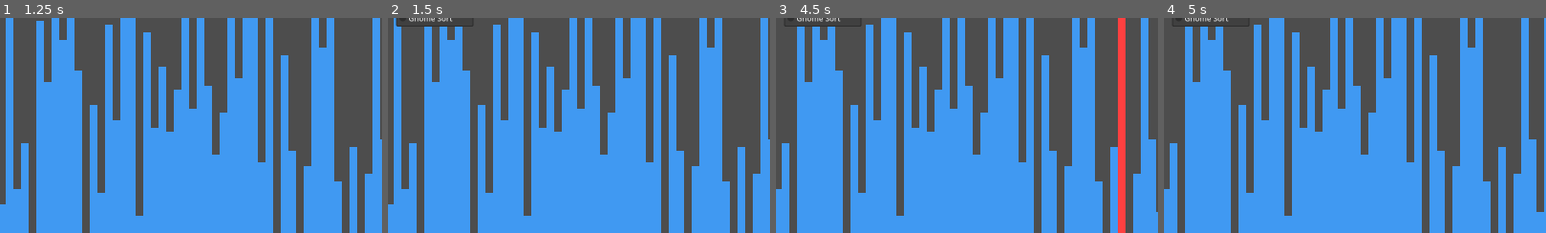
Above: before the commit, frames 1-4 (left to right).
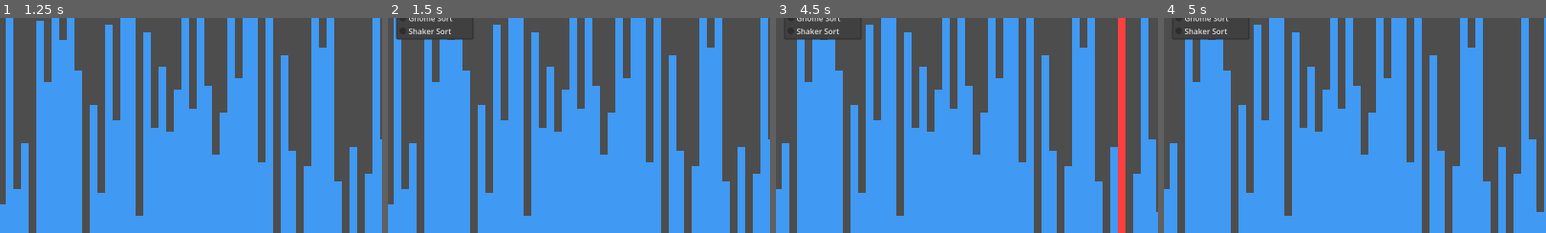
Above: after the commit, the same moments.

Repository: jiro4989/sort_visualizer
Game: Godot game, scene res://src/main.tscn
Same seed, same stepped clock (60 frames per second), same inputs: the game is played once before the commit and once after it.
Inputs:
- Up to frame 1 (1.25 s): click "Shuffle" at 0.5 s
- Up to frame 2 (1.5 s): click "Bubble Sort" at 1.25 s
- Up to frame 3 (4.5 s): click "RUN" at 2 s; click "100" at 2.75 s; click "10" at 3.5 s; click "Bubble Sort" at 4.25 s
- Up to frame 4 (5 s): no input
The pictures show only the part of the screen within x 4-54%, y 36-86%; the shares and areas given below are measured in that part.

Frame 1 is identical in both runs. In frame 2, 0.6% of the frame differs, in the area x 2-23%, y 3-11%; in frame 3, 0.5%; in frame 4, 0.5%.

Commit message:
feat: シェーカーソートを実装

Diff:
--- a/src/main.gd
+++ b/src/main.gd
@@ -45,6 +45,7 @@
 	Sorter.new("Radix Sort", radix_sort),
 	Sorter.new("Bucket Sort", bucket_sort),
 	Sorter.new("Gnome Sort", gnome_sort),
+	Sorter.new("Shaker Sort", shaker_sort),
 ]
 
 # 配列のループで要素を取り出すのは基本的に遅いので
@@ -657,3 +658,50 @@
 
 	highlight_off()
 	status_label.text = create_status_text(MESSAGE_DONE, start_time, step_count)
+
+## シェーカーソートを実行する。
+func shaker_sort() -> void:
+	var start_time: float = Time.get_ticks_msec()
+	var step_count: int = 0
+	var left: int = 0
+	var right: int = sort_values.size() - 1
+
+	while left < right:
+		var swapped: bool = false
+
+		# 左から右へ走査して大きい値を右端へ送る。
+		for i in range(left, right):
+			step_count += 1
+			highlight_panel(i + 1)
+			if sort_values[i].get_value() > sort_values[i + 1].get_value():
+				var temp: int = sort_values[i].get_value()
+				sort_values[i].set_value(sort_values[i + 1].get_value())
+				sort_values[i + 1].set_value(temp)
+				swapped = true
+			status_label.text = create_status_text(MESSAGE_RUNNING, start_time, step_count)
+			await wait()
+		right -= 1
+
+		if not swapped:
+			break
+
+		swapped = false
+
+		# 右から左へ走査して小さい値を左端へ送る。
+		for i in range(right, left, -1):
+			step_count += 1
+			highlight_panel(i - 1)
+			if sort_values[i - 1].get_value() > sort_values[i].get_value():
+				var temp: int = sort_values[i - 1].get_value()
+				sort_values[i - 1].set_value(sort_values[i].get_value())
+				sort_values[i].set_value(temp)
+				swapped = true
+			status_label.text = create_status_text(MESSAGE_RUNNING, start_time, step_count)
+			await wait()
+		left += 1
+
+		if not swapped:
+			break
+
+	highlight_off()
+	status_label.text = create_status_text(MESSAGE_DONE, start_time, step_count)
Not shown, changed: README.md
